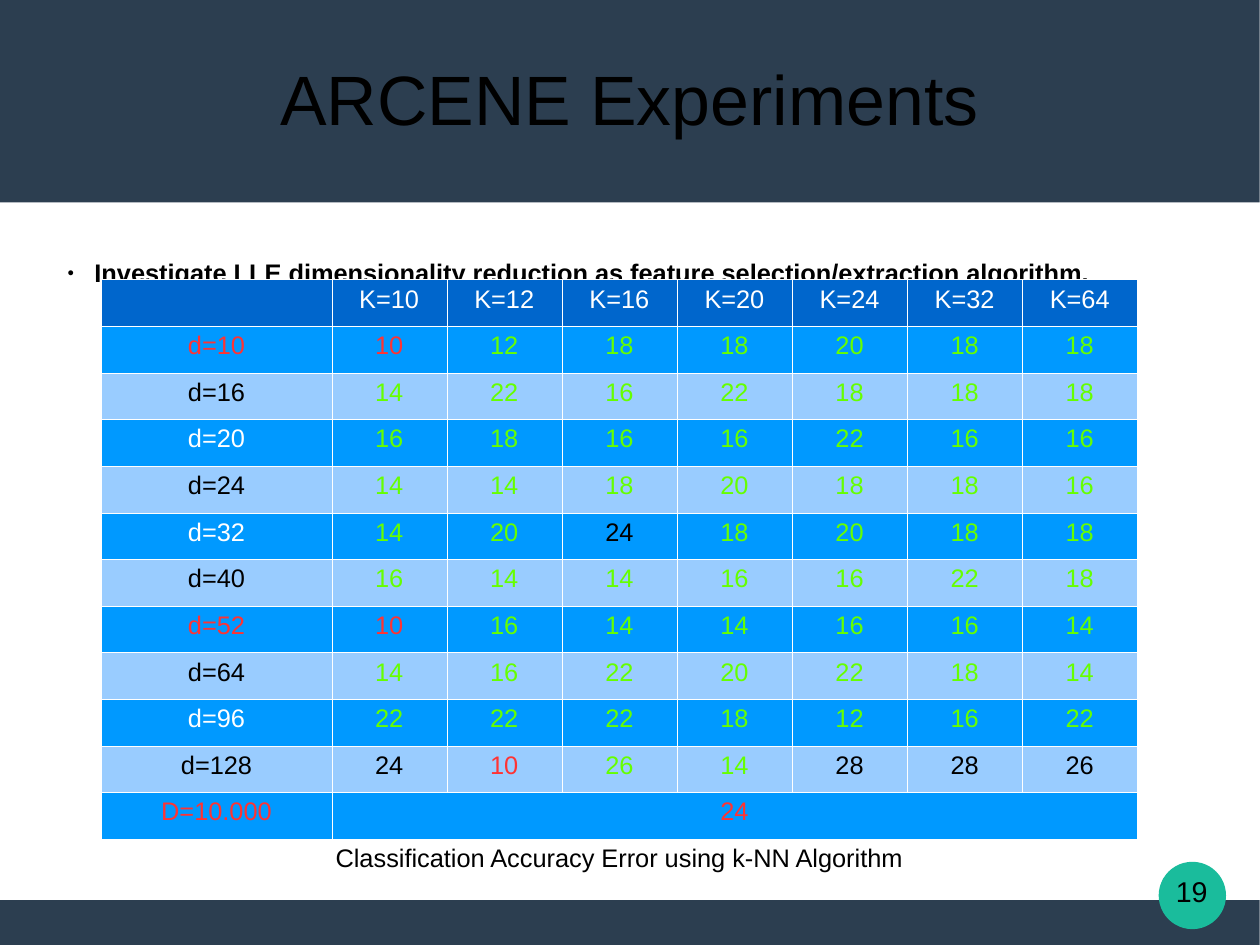
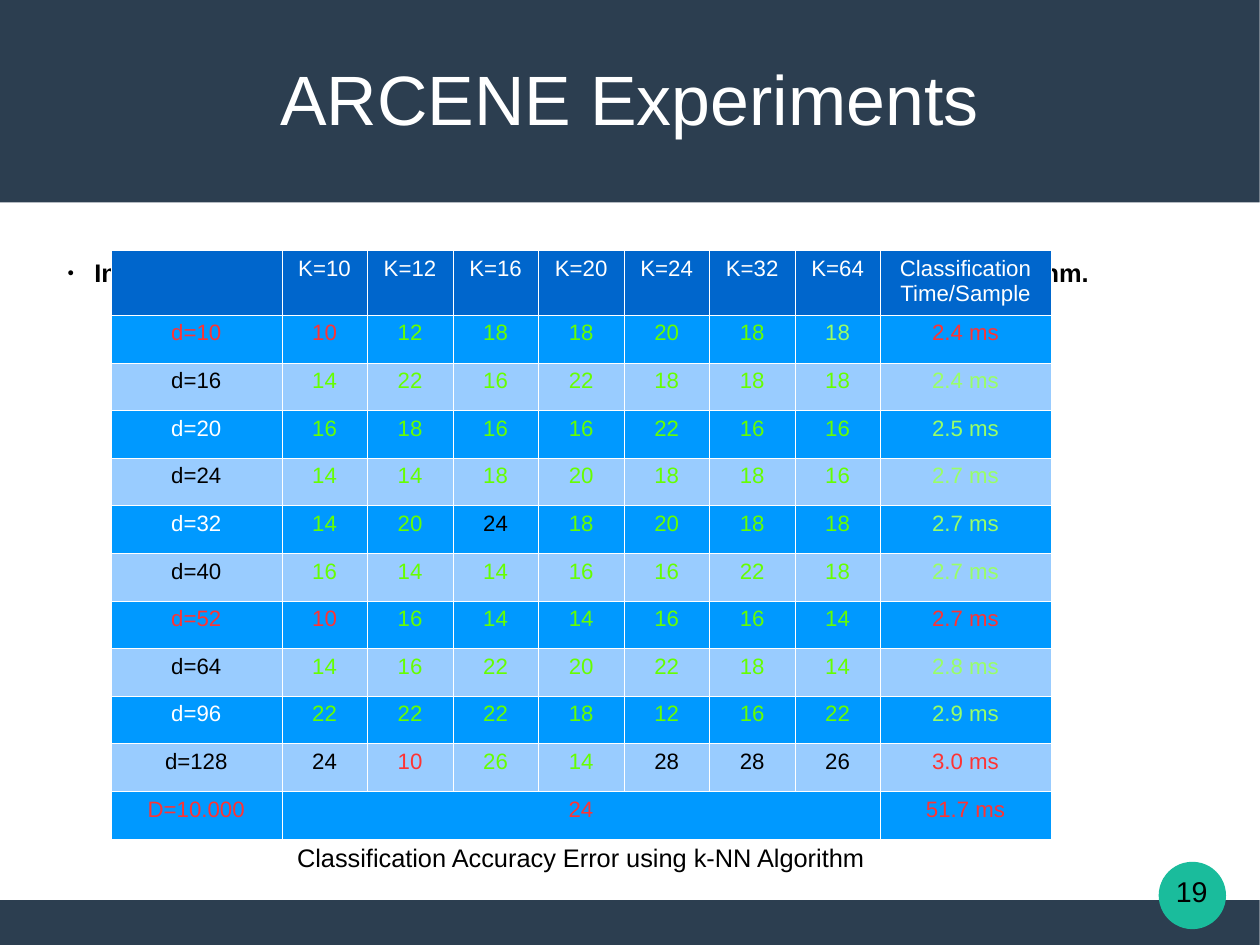
Before and after one commit to Katsileros/Dimensionality_Reduction, a slide deck: slide 19 of Diploma-Thesis-LaTeX/presentation/Locally_Linear_Embeddings_in_Pattern_Recognition.odp. Drawn at 1260x945 pixels with LibreOffice and Linux fonts; fonts in the diff are those of the drawing. Boxes give left, top, right and bottom in pixels: in the first picture for what was removed or moved away, otherwise in the second. Text is boxed around its words. In the diff, an @@ line names an element or a change of style, - is before the commit and + after.

```diff
--- a/Diploma-Thesis-LaTeX/presentation/Locally_Linear_Embeddings_in_Pattern_Recognition.odp
+++ b/Diploma-Thesis-LaTeX/presentation/Locally_Linear_Embeddings_in_Pattern_Recognition.odp
@@ title "ARCENE Experiments" at [280,74,978,138]: text colour #000000 to #FFFFFF @@
@@ table at [111,250,1053,883] @@
+column 9: Classification Time/Sample | 2.4 ms | 2.4 ms | 2.5 ms | 2.7 ms | 2.7 ms | 2.7 ms | 2.7 ms | 2.8 ms | 2.9 ms | 3.0 ms | 51.7 ms | 
@@ table: place and size @@
-table at [102,280,1140,886]
+table at [111,250,1053,883]
```
Also in this commit, not shown: 19 other slides changed, 1 other file.
